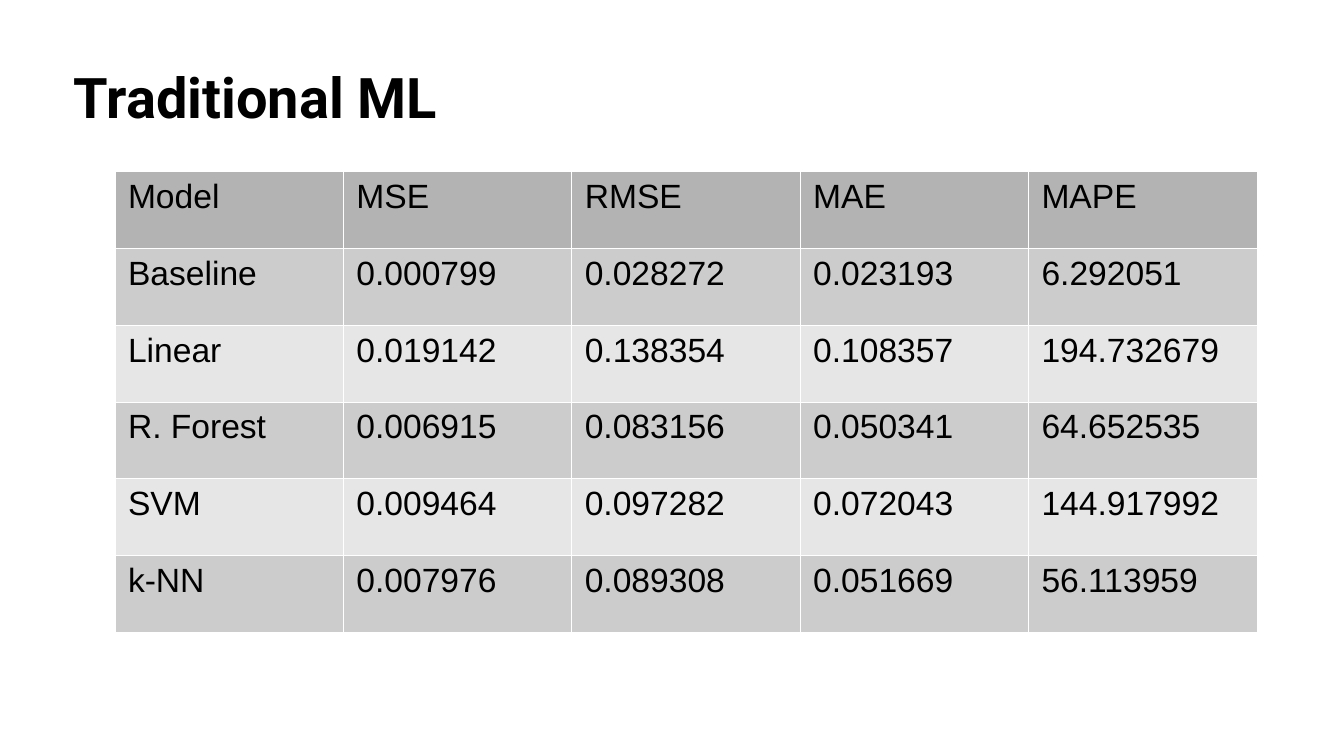
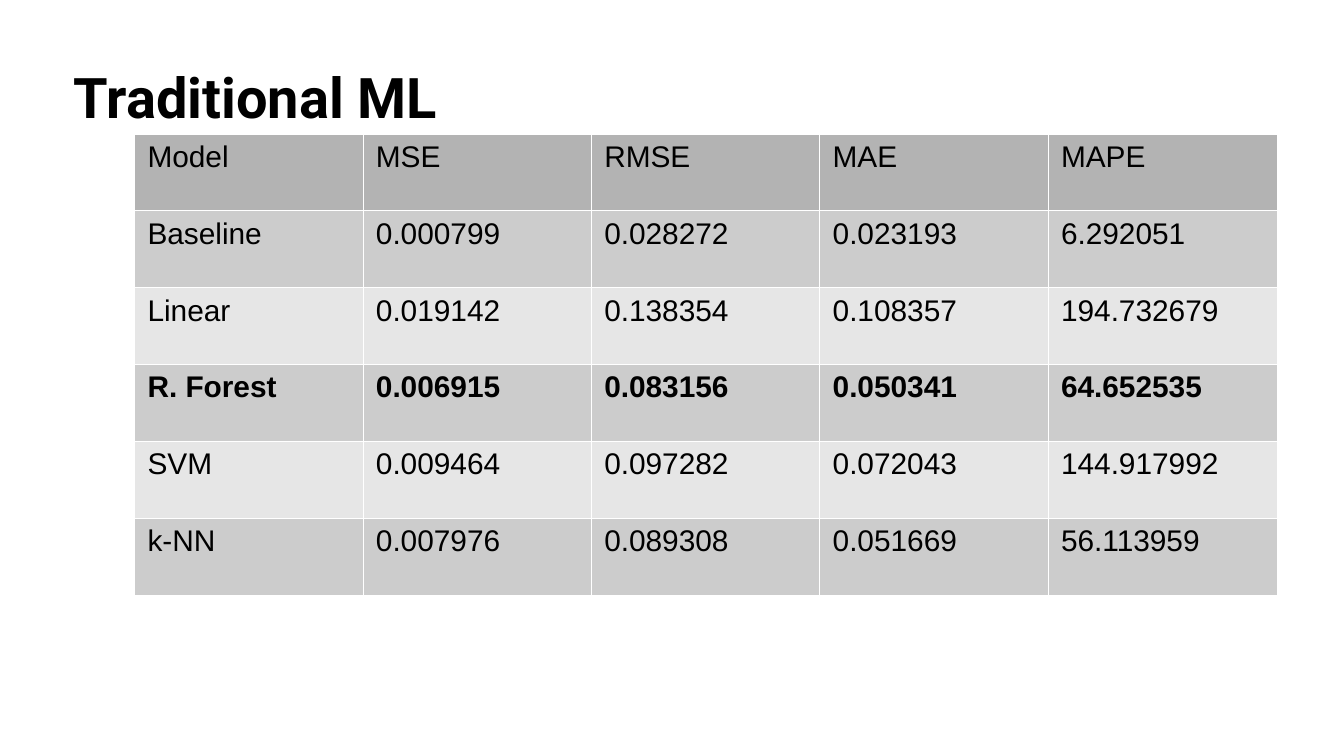
Before and after one commit to m0zart89/otus-ml-pro-2024-05, a slide deck: slide 14 of presentation.pptx (slide 13 before the commit). Drawn at 1344x756 pixels with LibreOffice and Linux fonts; fonts in the diff are those of the drawing; background and template pictures are left out. Boxes give left, top, right and bottom in pixels: in the first picture for what was removed or moved away, otherwise in the second. Text is boxed around its words. In the diff, an @@ line names an element or a change of style, - is before the commit and + after.

```diff
--- a/presentation.pptx
+++ b/presentation.pptx
@@ table at box(134, 134, 1277, 595) @@
@@ size 18 to 16 pt @@
@@ bold on in "R. Forest", "0.006915", "0.083156", "0.050341" and 1 more places @@
@@ table: place and size @@
-table at box(114, 171, 1257, 632)
+table at box(134, 134, 1277, 595)
```
Also in this commit, not shown: 24 other slides changed, 1 slide added.
